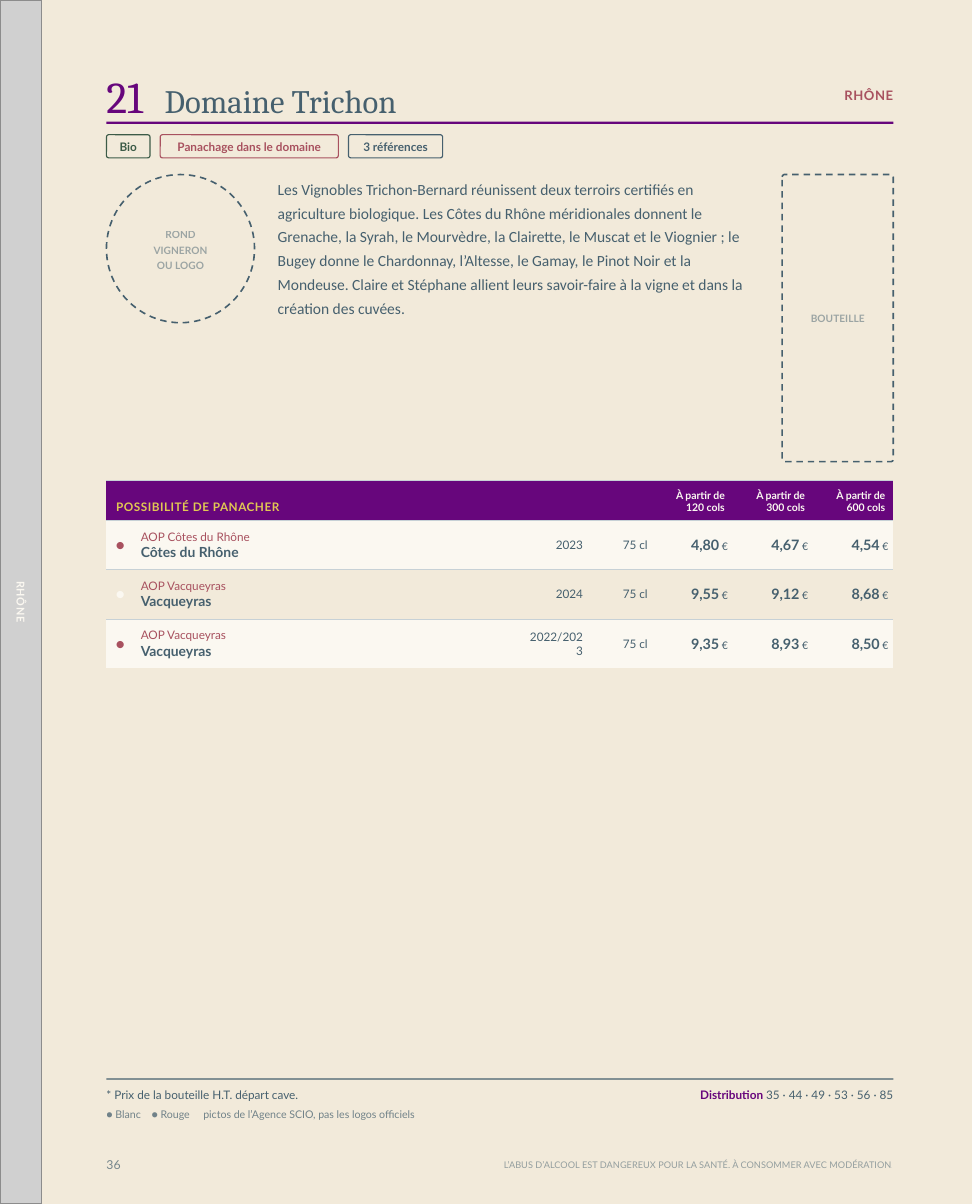
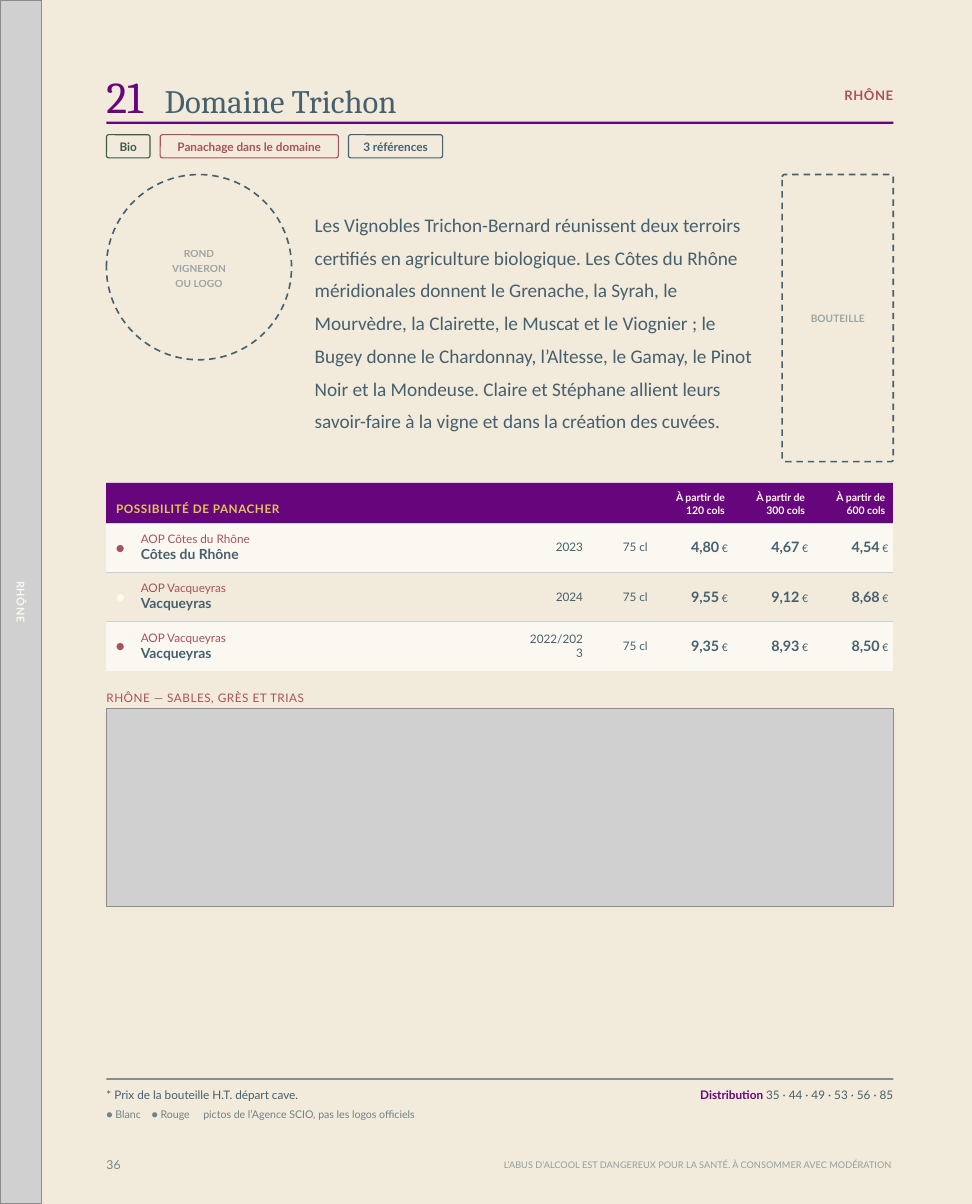
Before and after one commit to paudrysakho-collab/philippe1, a slide deck: slide 36 of dist/catalogue-scio-2026-canva.pptx. Drawn at 972x1204 pixels with LibreOffice and Linux fonts; fonts in the diff are those of the drawing; grey boxes stand for pictures. Boxes give left, top, right and bottom in pixels: in the first picture for what was removed or moved away, otherwise in the second. Text is boxed around its words. In the diff, an @@ line names an element or a change of style, - is before the commit and + after.

```diff
--- a/dist/catalogue-scio-2026-canva.pptx
+++ b/dist/catalogue-scio-2026-canva.pptx
@@ text "ROND" moved from (x1=154, y1=231, x2=208, y2=269) to (x1=172, y1=250, x2=226, y2=287) @@
@@ ellipse resized from (x1=107, y1=174, x2=255, y2=322) to (x1=107, y1=174, x2=291, y2=358) @@
@@ text "Les Vignobles Trichon-Bernard réunissent deux ..." moved from (x1=278, y1=184, x2=743, y2=314) to (x1=315, y1=218, x2=752, y2=432) @@
@@ text "Les Vignobles Trichon-Bernard réunissent deux ..." at (x1=315, y1=218, x2=752, y2=432): size 9.5 to 11.8 pt; line spacing 1.28 to 1.42; vertical alignment top to middle @@
@@ text added at (x1=106, y1=692, x2=304, y2=703), 7.2 pt, text #A8515F @@
+RHÔNE — SABLES, GRÈS ET TRIAS
@@ picture added at (x1=107, y1=708, x2=893, y2=905) @@
```
Also in this commit, not shown: 49 other slides changed, 16 other files.
